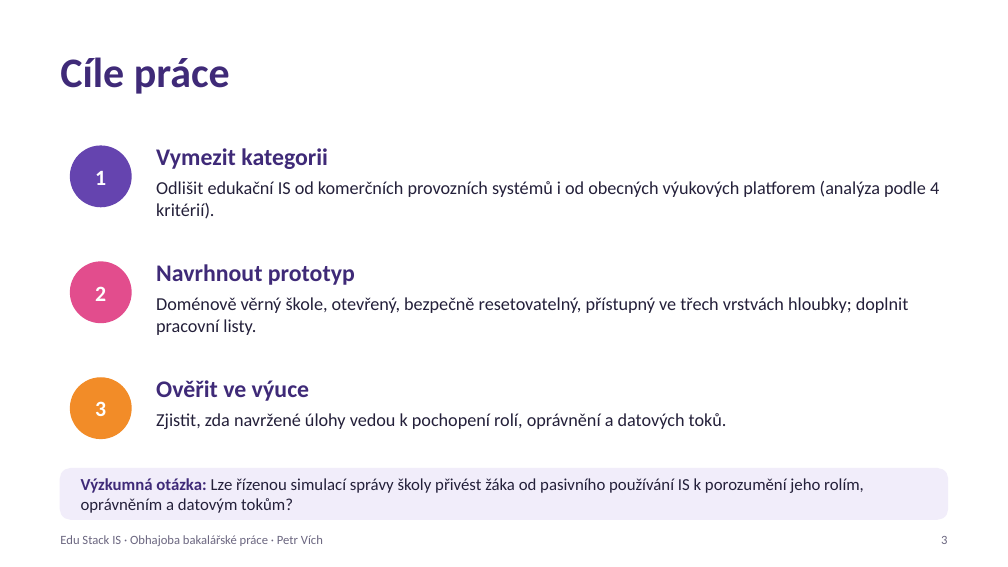
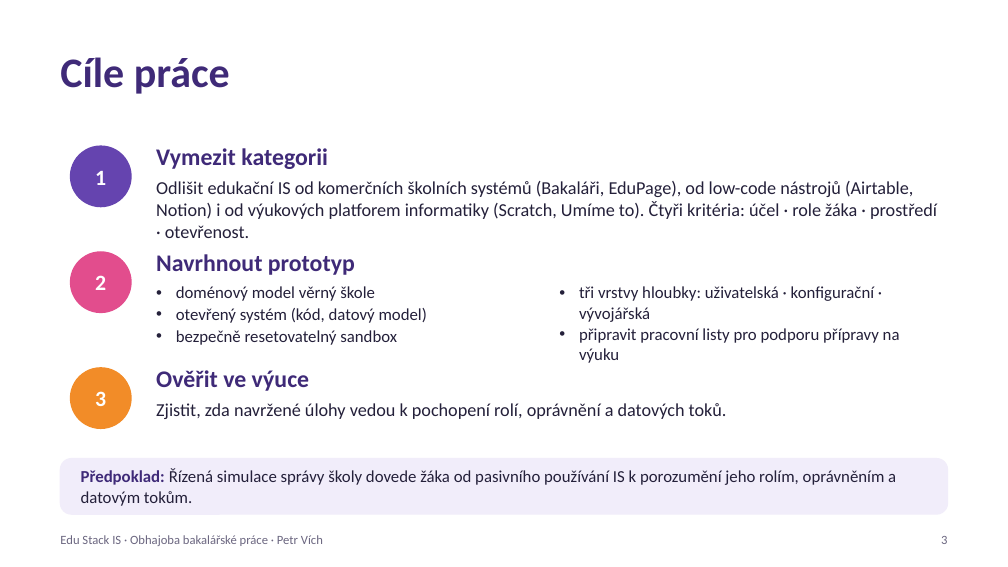
Before and after one commit to edustack-is/is-edustack-prezentace, a slide deck: slide 3 of obhajoba-edustack.pptx. Drawn at 1008x567 pixels with LibreOffice and Linux fonts; fonts in the diff are those of the drawing. Boxes give left, top, right and bottom in pixels: in the first picture for what was removed or moved away, otherwise in the second. Text is boxed around its words. In the diff, an @@ line names an element or a change of style, - is before the commit and + after.

```diff
--- a/obhajoba-edustack.pptx
+++ b/obhajoba-edustack.pptx
@@ text at [156,181,937,238]: text changed @@
-Odlišit edukační IS od komerčních provozních systémů i od obecných výukových platforem (analýza podle 4 kritérií).
+Odlišit edukační IS od komerčních školních systémů (Bakaláři, EduPage), od low-code nástrojů (Airtable, Notion) i od výukových platforem informatiky (Scratch, Umíme to). Čtyři kritéria: účel · role žáka · prostředí · otevřenost.
@@ text "doménový model věrný škole" at [176,286,900,363]: columns 1 to 2 @@
@@ text at [176,286,900,363]: text changed; size 13 to 12 pt @@
-Doménově věrný škole, otevřený, bezpečně resetovatelný, přístupný ve třech vrstvách hloubky; doplnit pracovní listy.
+• doménový model věrný škole
+• otevřený systém (kód, datový model)
+• bezpečně resetovatelný sandbox
+• tři vrstvy hloubky: uživatelská · konfigurační · vývojářská
+• připravit pracovní listy pro podporu přípravy na výuku
@@ 4 texts, 2 ellipses: place and size @@
-4 texts, 2 ellipses at [71,262,355,438]
+4 texts, 2 ellipses at [71,252,355,428]
@@ text "Zjistit, zda navržené úlohy vedou ...": place and size @@
-text "Zjistit, zda navržené úlohy vedou ..." at [156,413,727,429]
+text "Zjistit, zda navržené úlohy vedou ..." at [156,403,727,419]
@@ rounded rectangle: place and size @@
-rounded rectangle at [60,469,948,519]
+rounded rectangle at [60,459,948,514]
@@ text at [81,469,896,506]: text changed @@
-Výzkumná otázka: Lze řízenou simulací správy školy přivést žáka od pasivního používání IS k porozumění jeho rolím, oprávněním a datovým tokům?
+Předpoklad: Řízená simulace správy školy dovede žáka od pasivního používání IS k porozumění jeho rolím, oprávněním a datovým tokům.
```
Also in this commit, not shown: 9 other slides changed, 1 slide added, 13 other files.
